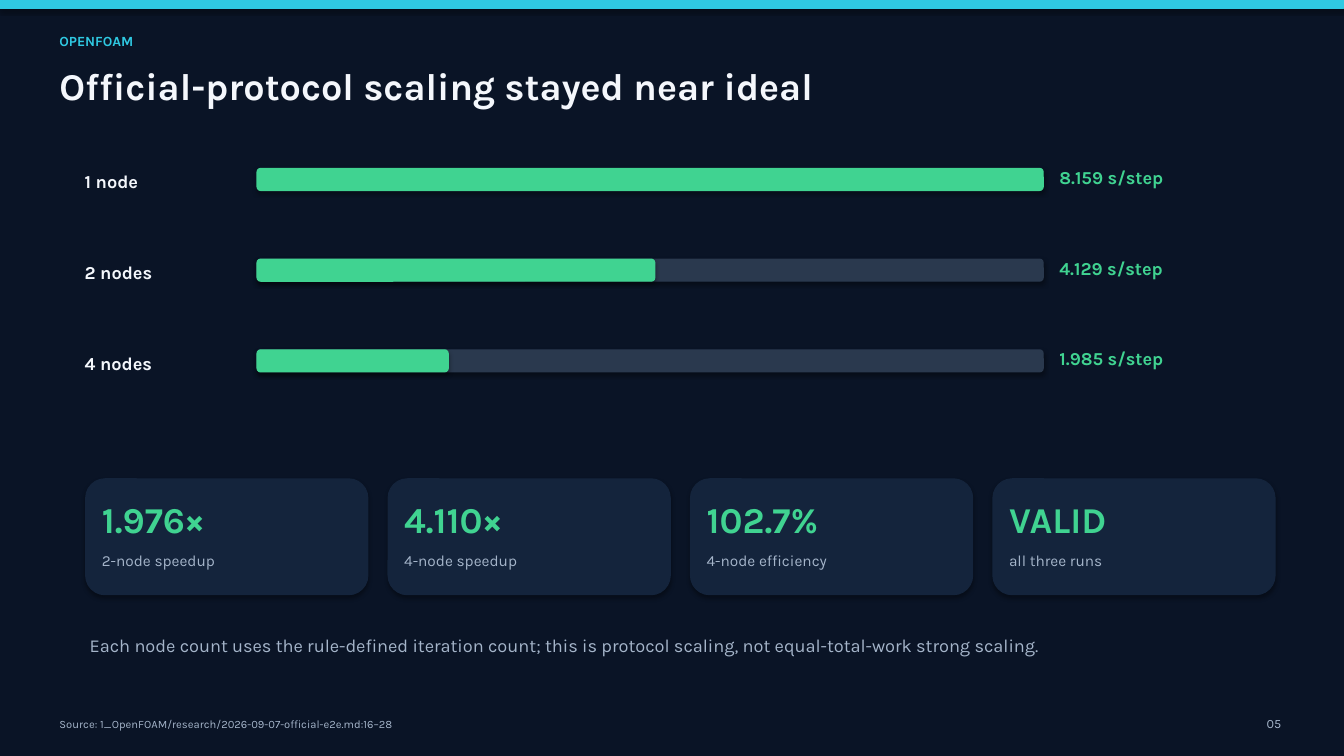
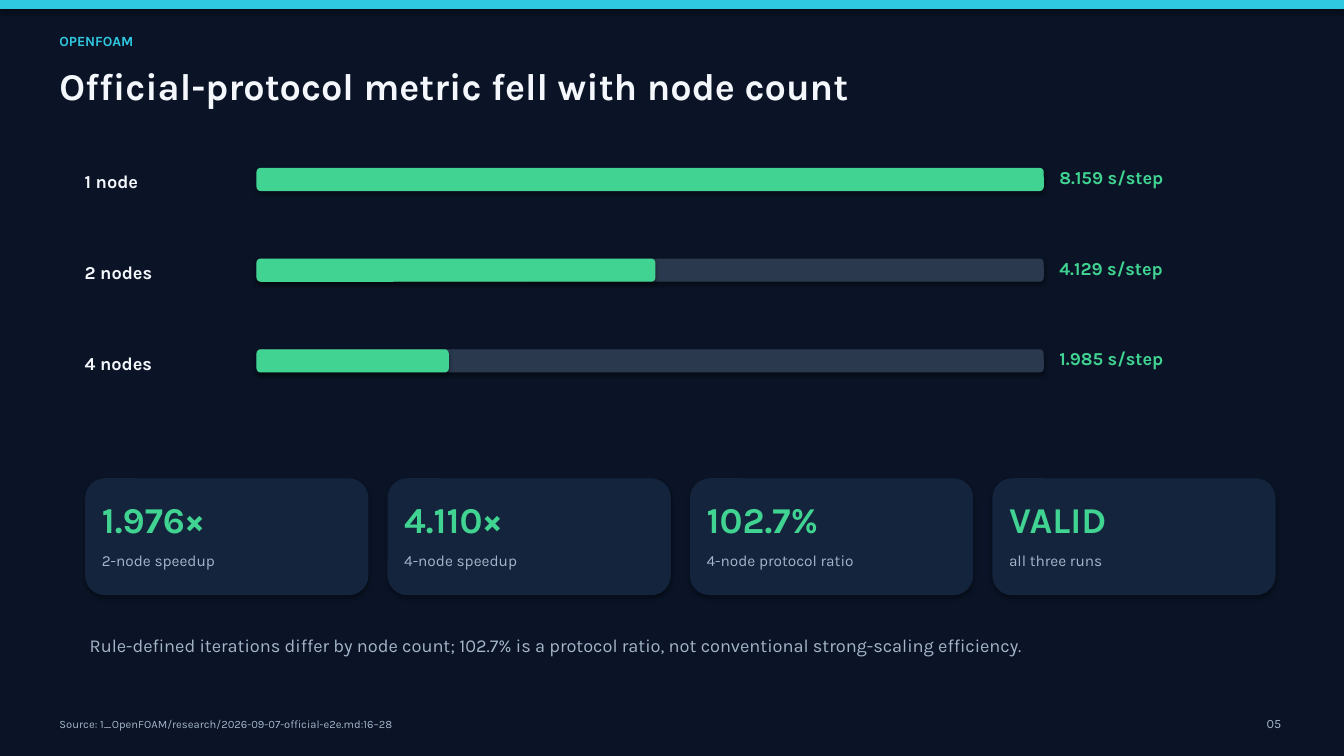
Before and after one commit to 2026-APAC-HPC-AI-Tokyo-Rapids/2_Qwen, a slide deck: slide 5 of presentation/team_presentation.pptx. Drawn at 1344x756 pixels with LibreOffice and Linux fonts; fonts in the diff are those of the drawing. Boxes give left, top, right and bottom in pixels: in the first picture for what was removed or moved away, otherwise in the second. Text is boxed around its words. In the diff, an @@ line names an element or a change of style, - is before the commit and + after.

Commit message:
[skip ci] Record controlled Qwen concurrency comparison
Preserve the successful Firmus concurrency-8 evidence from Actions 34734863213 and Slurm 17023 beside the terminal concurrency-16 result. The two full official-workload runs differ in the declared execution path only by concurrency, and the documentation records the observed 73.77% local-score increase while limiting the conclusion to one run per point.

Update the combined interview deck with the controlled comparison, correct OpenFOAM stage facts and Qwen score labels, remove causal overstatements, and repair the PPTX package metadata to 16:9 with 17 slides. Refresh the concurrency-16 evidence wording to distinguish the locally normalized score from raw AIPerf throughput.

```diff
--- a/presentation/team_presentation.pptx
+++ b/presentation/team_presentation.pptx
@@ text at [59, 73, 849, 109]: text changed @@
-Official-protocol scaling stayed near ideal
+Official-protocol metric fell with node count
@@ text at [707, 555, 854, 570]: text changed @@
-4-node efficiency
+4-node protocol ratio
@@ text at [90, 639, 1021, 657]: text changed @@
-Each node count uses the rule-defined iteration count; this is protocol scaling, not equal-total-work strong scaling.
+Rule-defined iterations differ by node count; 102.7% is a protocol ratio, not conventional strong-scaling efficiency.
```
Also in this commit, not shown: 5 other slides changed, 1 slide added, 1 slide removed, 30 other files.
